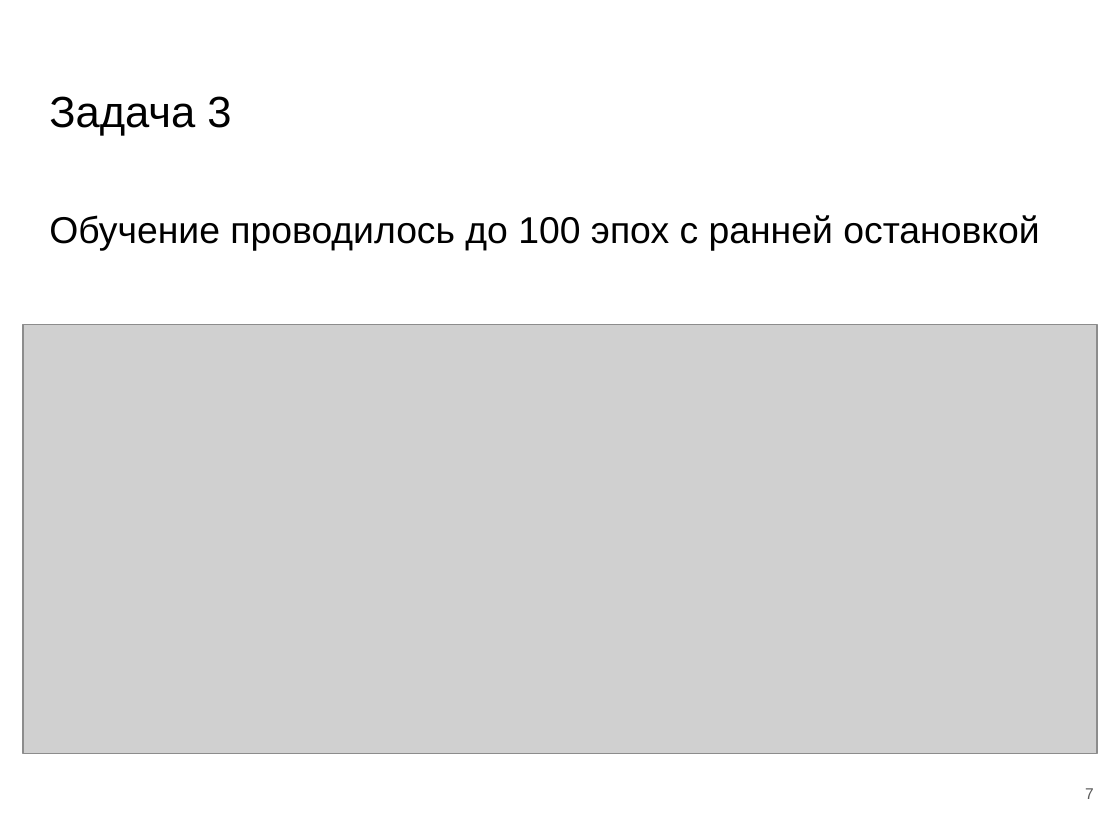
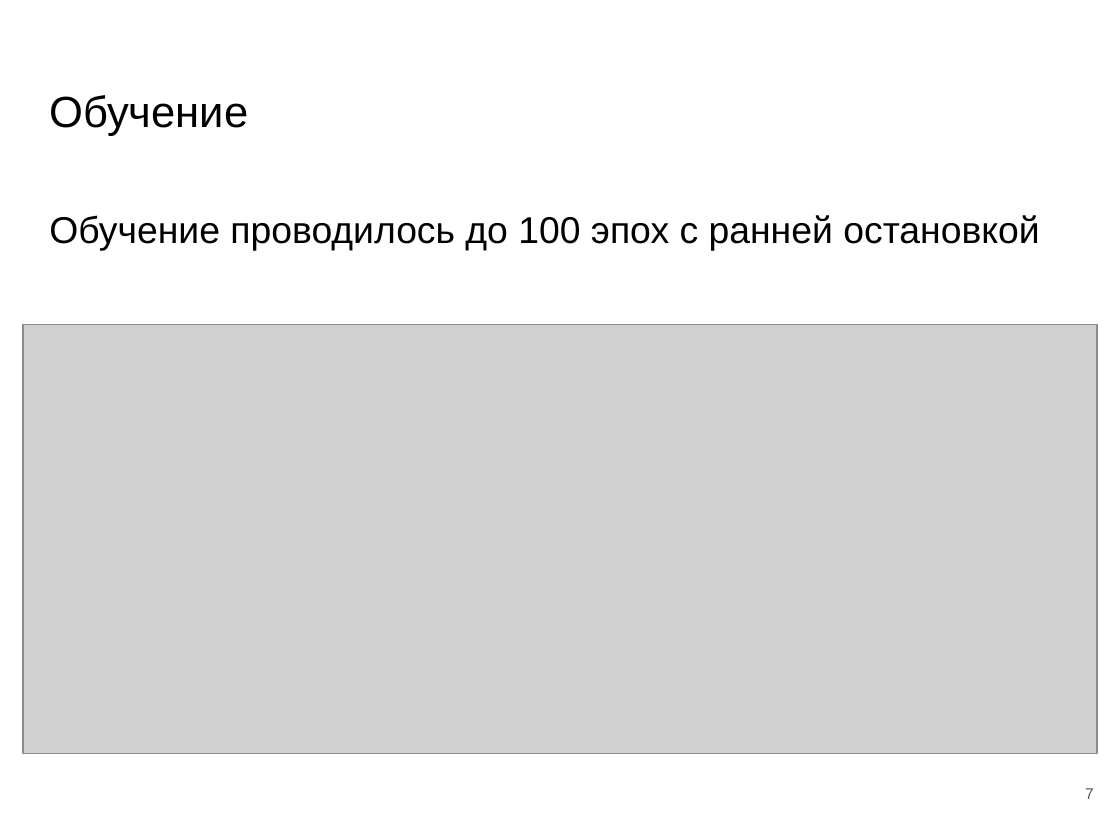
Before and after one commit to Pryflas/diplom, a slide deck: slide 7 of 2026ВКР238330МОРДАСОВ_презентация.pptx. Drawn at 1120x840 pixels with LibreOffice and Linux fonts; fonts in the diff are those of the drawing; grey boxes stand for pictures. Boxes give left, top, right and bottom in pixels: in the first picture for what was removed or moved away, otherwise in the second. Text is boxed around its words. In the diff, an @@ line names an element or a change of style, - is before the commit and + after.

```diff
--- a/2026ВКР238330МОРДАСОВ_презентация.pptx
+++ b/2026ВКР238330МОРДАСОВ_презентация.pptx
@@ title at <box>49,95,248,136</box>: text changed @@
-Задача 3
+Обучение
```
Also in this commit, not shown: 2 other slides changed, 2 other files.
